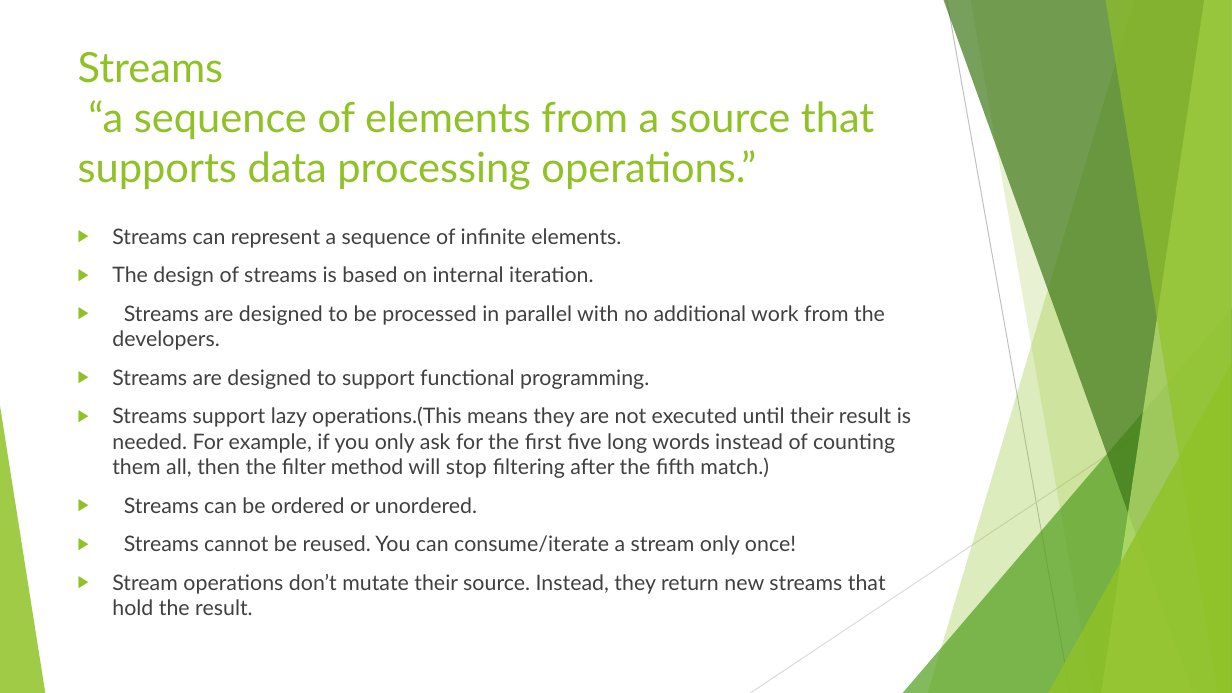
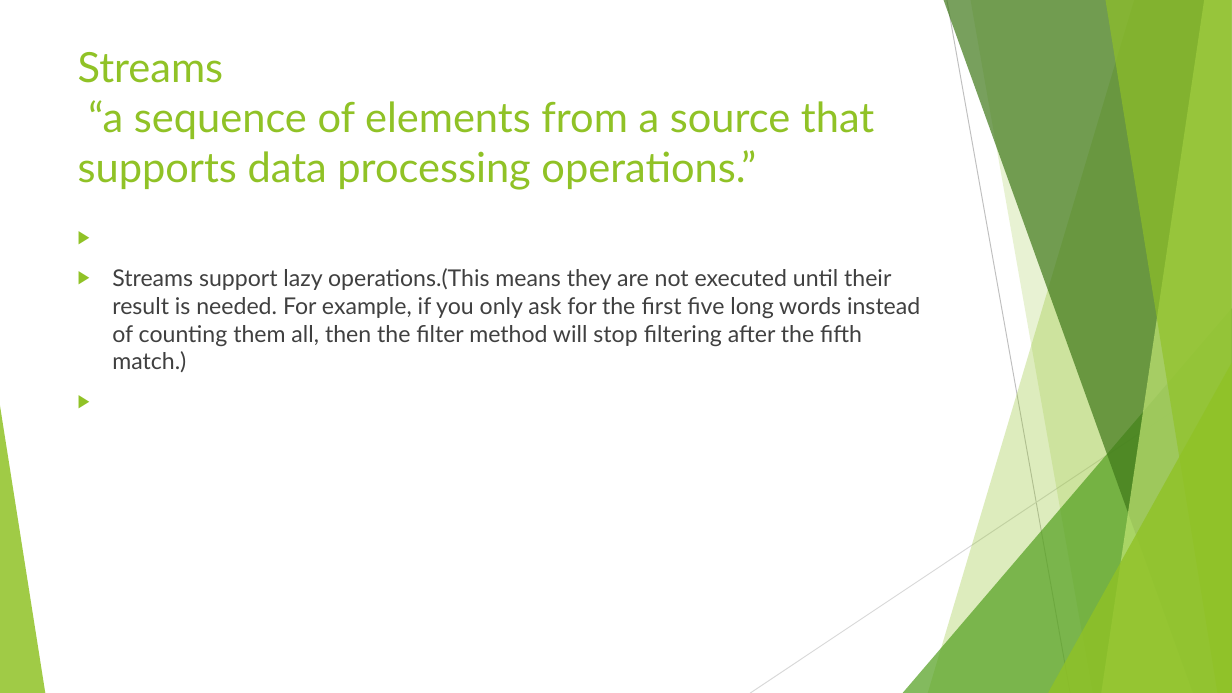
Before and after one commit to rajesh-parab/training, a slide deck: slide 3 of FUNCTIONAL_JAVA/stream/JAVA_8_Stream.pptx. Drawn at 1232x693 pixels with LibreOffice and Linux fonts; fonts in the diff are those of the drawing. Boxes give left, top, right and bottom in pixels: in the first picture for what was removed or moved away, otherwise in the second. Text is boxed around its words. In the diff, an @@ line names an element or a change of style, - is before the commit and + after.

```diff
--- a/FUNCTIONAL_JAVA/stream/JAVA_8_Stream.pptx
+++ b/FUNCTIONAL_JAVA/stream/JAVA_8_Stream.pptx
@@ text "Streams support lazy operations.(This means ..." at [112,268,920,372]: size 16.6 to 18 pt @@
@@ text at [112,228,885,389]: paragraphs removed @@
-▶ Streams can represent a sequence of infinite elements.
-▶ The design of streams is based on internal iteration.
-▶ Streams are designed to be processed in parallel with no additional work from the developers.
-▶ Streams are designed to support functional programming.
@@ text at [112,497,886,615]: paragraphs removed @@
-▶ Streams can be ordered or unordered.
-▶ Streams cannot be reused. You can consume/iterate a stream only once!
-▶ Stream operations don’t mutate their source. Instead, they return new streams that hold the result.
```
Also in this commit, not shown: 1 other slide changed, 11 other files.
